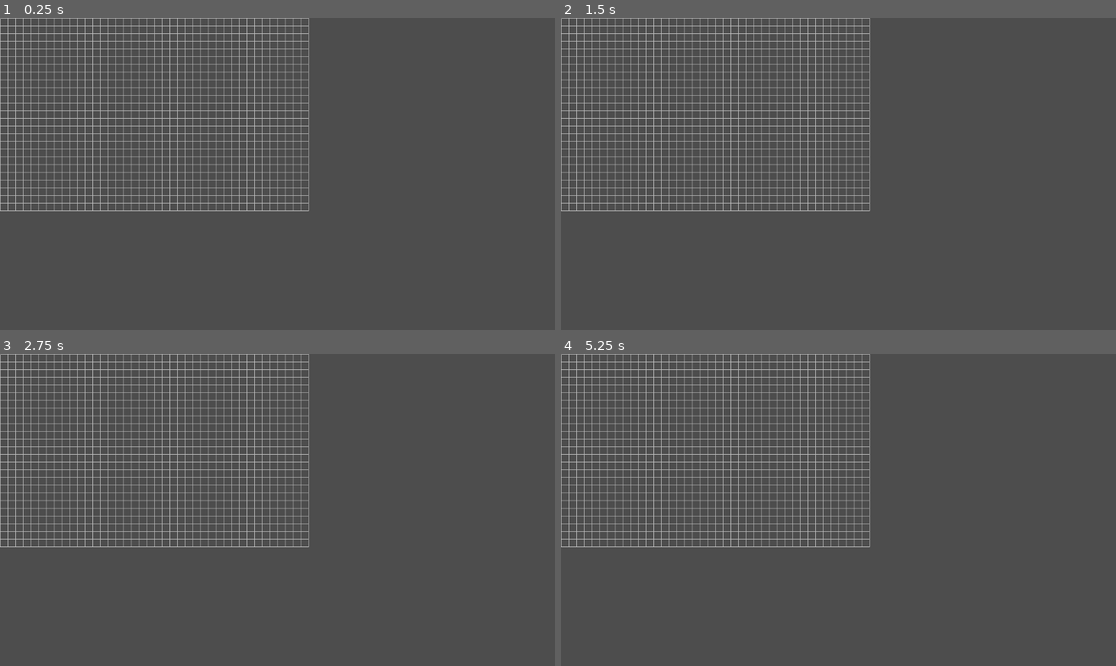
Above: before the commit, frames 1-4 (two rows, left to right).
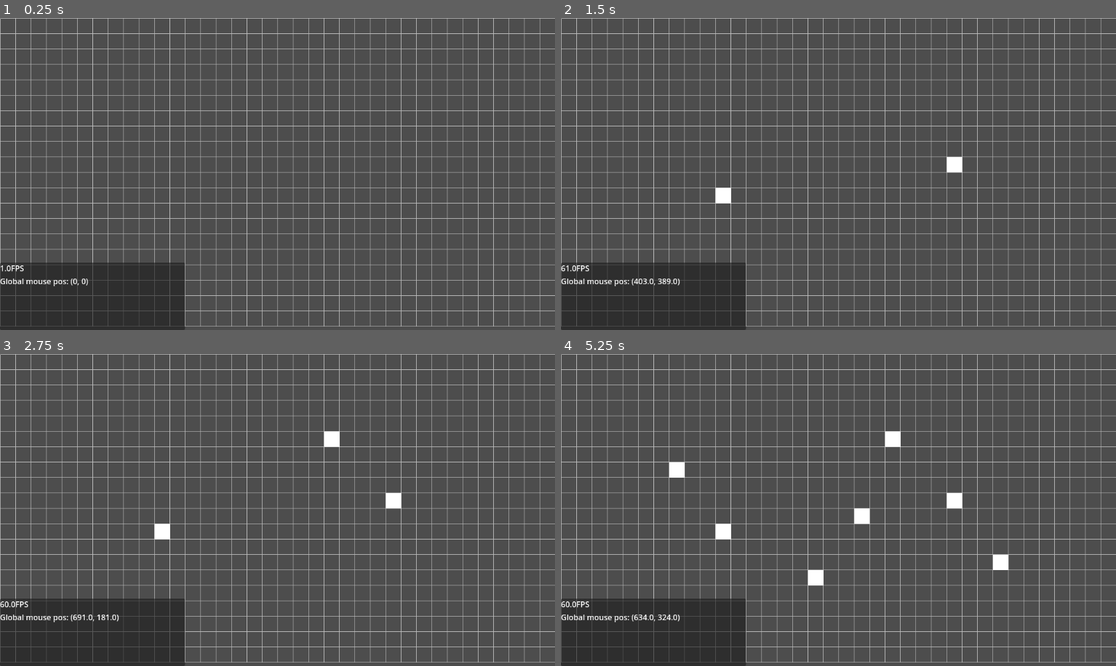
Above: after the commit, the same moments.

Repository: Eli410/Conways-game-of-life
Game: Godot game, scene res://scenes/game.tscn
The game is run twice, just before and just after one commit, with the same random seed, the same clock (stepped at 60 frames per second) and the same inputs.
Inputs (mouse positions are in pixels of both pictures, inside the frame that each line leads up to):
- Up to frame 1 (0.25 s): no input
- Up to frame 2 (1.5 s): tap Enter at 0.5 s; move the mouse to (960, 158) at 0.52 s; click (960, 158) at 0.67 s; drag from (727, 189) to (810, 236) at 1.27 s
- Up to frame 3 (2.75 s): tap Space at 2 s; move the mouse to (333, 441) at 2.02 s; click (333, 441) at 2.17 s
- Up to frame 4 (5.25 s): tap Enter at 2.75, 4.25 s; drag from (810, 572) to (672, 463) at 2.77 s; tap Space at 3.5, 5 s; move the mouse to (1005, 556) at 3.52 s; click (1005, 556) at 3.67 s; drag from (672, 463) to (755, 432) at 4.27 s; move the mouse to (866, 510) at 5.02 s; click (866, 510) at 5.17 s

The runs differ from the first frame. In frame 1, 15% of the frame differs, in the area x 0-100%, y 0-100%; in frame 2, 15%; in frame 3, 16%; in frame 4, 16%.

Commit message:
grid, click, debug
Got the grid drawing with respect to resolution and cell size, you can now left click to highlight and right click to drag camera, also added a simple debug menu toggleable with F3

Diff:
--- a/conway's-game-of-life/scenes/game.tscn
+++ b/conway's-game-of-life/scenes/game.tscn
@@ -1,14 +1,53 @@
-[gd_scene load_steps=3 format=3 uid="uid://c6wq53u6jups2"]
+[gd_scene load_steps=6 format=3 uid="uid://c6wq53u6jups2"]
 
+[ext_resource type="Script" uid="uid://bhtg1k48hftqv" path="res://scripts/panel_container.gd" id="1_iywne"]
+[ext_resource type="Script" uid="uid://dqb0l7yelw0cd" path="res://scripts/fps.gd" id="1_lnu2h"]
 [ext_resource type="Script" uid="uid://2j61rhkq24fu" path="res://scripts/node_2d.gd" id="1_uwrxv"]
+[ext_resource type="Script" uid="uid://cai4dc77okk2s" path="res://scripts/mouse_pos.gd" id="2_lbhrr"]
 [ext_resource type="Script" uid="uid://busarx4hd7jb8" path="res://scripts/camera_2d.gd" id="2_yqjtg"]
 
 [node name="Game" type="Node2D"]
+
+[node name="DebugMenu" type="CanvasLayer" parent="."]
+
+[node name="Control" type="Control" parent="DebugMenu"]
+layout_mode = 3
+anchors_preset = 15
+anchor_right = 1.0
+anchor_bottom = 1.0
+grow_horizontal = 2
+grow_vertical = 2
+
+[node name="PanelContainer" type="PanelContainer" parent="DebugMenu/Control"]
+layout_mode = 1
+anchors_preset = 2
+anchor_top = 1.0
+anchor_bottom = 1.0
+offset_top = -140.0
+offset_right = 384.0
+grow_vertical = 0
+script = ExtResource("1_iywne")
+
+[node name="VBoxContainer" type="VBoxContainer" parent="DebugMenu/Control/PanelContainer"]
+layout_mode = 2
+
+[node name="FPS" type="RichTextLabel" parent="DebugMenu/Control/PanelContainer/VBoxContainer"]
+layout_mode = 2
+text = "144 FPS"
+fit_content = true
+script = ExtResource("1_lnu2h")
+
+[node name="MousePos" type="RichTextLabel" parent="DebugMenu/Control/PanelContainer/VBoxContainer"]
+layout_mode = 2
+text = "Global mouse pos: (0, 0)"
+fit_content = true
+script = ExtResource("2_lbhrr")
+
+[node name="Camera2D" type="Camera2D" parent="."]
+unique_name_in_owner = true
+script = ExtResource("2_yqjtg")
 
 [node name="TileMapLayer" type="TileMapLayer" parent="."]
 
 [node name="Node2D" type="Node2D" parent="TileMapLayer"]
 script = ExtResource("1_uwrxv")
-
-[node name="Camera2D" type="Camera2D" parent="."]
-script = ExtResource("2_yqjtg")
--- a/conway's-game-of-life/scripts/camera_2d.gd
+++ b/conway's-game-of-life/scripts/camera_2d.gd
@@ -1,12 +1,21 @@
 extends Camera2D
 
+@export var drag_button: int = MOUSE_BUTTON_RIGHT
+var _dragging: bool = false
 
-# Called when the node enters the scene tree for the first time.
+func _unhandled_input(event):
+	# When the drag button is pressed or released
+	if event is InputEventMouseButton and event.button_index == drag_button:
+		_dragging = event.pressed
+
+	# While the mouse moves and we're dragging, pan the camera
+	elif event is InputEventMouseMotion and _dragging:
+		var delta = event.relative
+		# Move camera opposite to mouse movement
+		position -= delta
+
+func set_top_left(pos: Vector2):
+	position = pos + Vector2(get_viewport().size) / 2
+
 func _ready() -> void:
-	limit_left = -1
-	limit_top = -1
-
-
-# Called every frame. 'delta' is the elapsed time since the previous frame.
-func _process(delta: float) -> void:
-	pass
+	set_top_left(Vector2(-1, -1))
--- /dev/null
+++ b/conway's-game-of-life/scripts/fps.gd
@@ -0,0 +1,5 @@
+extends RichTextLabel
+
+# Called every frame. 'delta' is the elapsed time since the previous frame.
+func _process(delta: float) -> void:
+	text = str(Engine.get_frames_per_second()) + "FPS"
--- /dev/null
+++ b/conway's-game-of-life/scripts/mouse_pos.gd
@@ -0,0 +1,5 @@
+extends RichTextLabel
+
+func _input(event: InputEvent) -> void:
+	if event is InputEventMouseMotion:
+		text = "Global mouse pos: " + str(get_global_mouse_position())
--- a/conway's-game-of-life/scripts/node_2d.gd
+++ b/conway's-game-of-life/scripts/node_2d.gd
@@ -1,23 +1,20 @@
-@tool
 extends Node2D
 
-@export var cell_size: int = 16
-@export var grid_size: Vector2i = Vector2i(40, 25)
-@export var grid_color: Color = Color.GRAY
-@export var line_width: float = 1.0
-
+@onready var camera_2d: Camera2D = %Camera2D
+var cell_size: int = 32
+var grid_color: Color = Color.GRAY
 var _painted : Dictionary = {}
 
 func _draw() -> void:
-	var w: int = grid_size.x * cell_size
-	var h: int = grid_size.y * cell_size
+	var w: int = get_viewport().size[0]
+	var h: int = get_viewport().size[1]
 
-	for x in range(grid_size.x + 1):
+	for x in range(w / cell_size + 1):
 		var px = x * cell_size
-		draw_line(Vector2(px, 0), Vector2(px, h), grid_color, line_width)
-	for y in range(grid_size.y + 1):
+		draw_line(Vector2(px, 0), Vector2(px, (h - h % cell_size)), grid_color, 1)
+	for y in range(h / cell_size + 1):
 		var py = y * cell_size
-		draw_line(Vector2(0, py), Vector2(w, py), grid_color, line_width)
+		draw_line(Vector2(0, py), Vector2((w - w % cell_size), py), grid_color, 1)
 
 	for pos : Vector2i in _painted.keys():
 		var c : Color = _painted[pos]
@@ -35,3 +32,10 @@
 func clear_all() -> void:
 	_painted.clear()
 	queue_redraw()
+
+func global_to_cell(pos: Vector2i):
+	return Vector2((pos[0] / cell_size), (pos[1] / cell_size))
+
+func _input(event: InputEvent) -> void:
+	if event is InputEventMouseButton and Input.is_mouse_button_pressed(MOUSE_BUTTON_LEFT):
+		paint_cell(global_to_cell(get_global_mouse_position()), Color.WHITE)
--- /dev/null
+++ b/conway's-game-of-life/scripts/panel_container.gd
@@ -0,0 +1,5 @@
+extends PanelContainer
+
+func _input(event: InputEvent) -> void:
+	if event is InputEventKey and Input.is_key_pressed(KEY_F3):
+		visible = not visible
Not shown, added: conway's-game-of-life/scripts/fps.gd.uid
Not shown, added: conway's-game-of-life/scripts/mouse_pos.gd.uid
Not shown, added: conway's-game-of-life/scripts/panel_container.gd.uid
